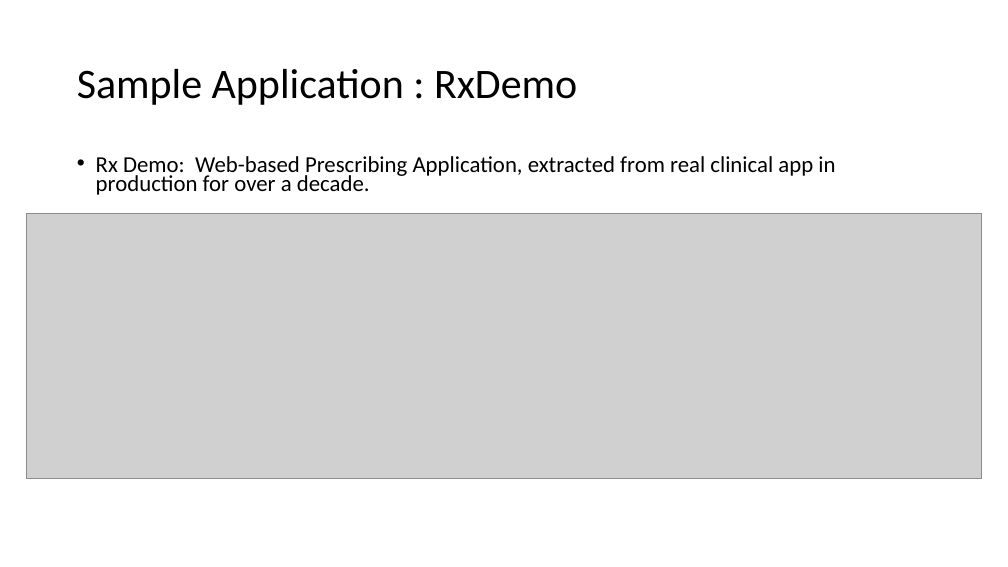
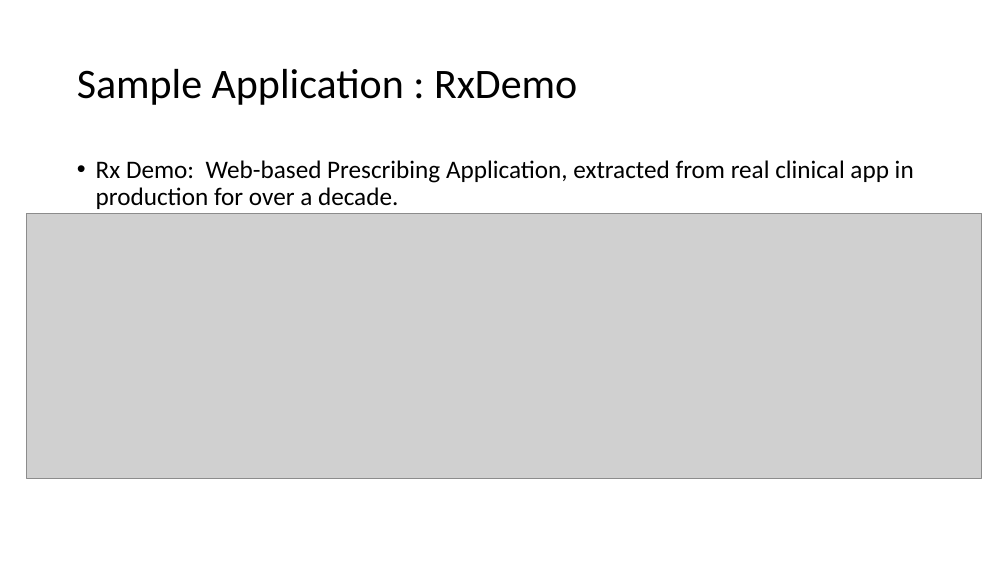
Before and after one commit to weaverj/testpyramidexample, a slide deck: slide 5 of Test Pyramid Presentation.pptx. Drawn at 1008x567 pixels with LibreOffice and Linux fonts; fonts in the diff are those of the drawing; grey boxes stand for pictures; background and template pictures are left out. Boxes give left, top, right and bottom in pixels: in the first picture for what was removed or moved away, otherwise in the second. Text is boxed around its words. In the diff, an @@ line names an element or a change of style, - is before the commit and + after.

```diff
--- a/Test Pyramid Presentation.pptx
+++ b/Test Pyramid Presentation.pptx
@@ text "Rx Demo: Web-based Prescribing Application, ..." at box(96, 160, 914, 209): size 21.7 to 24 pt; line spacing 0.7 to 0.9 @@
```
Also in this commit, not shown: 9 other slides changed.
